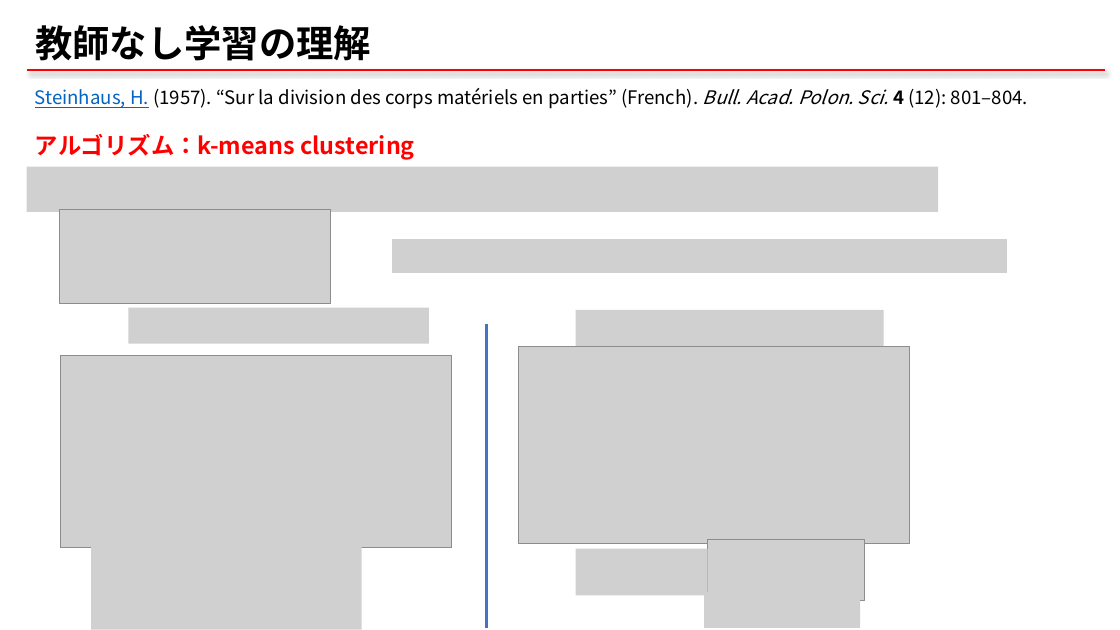
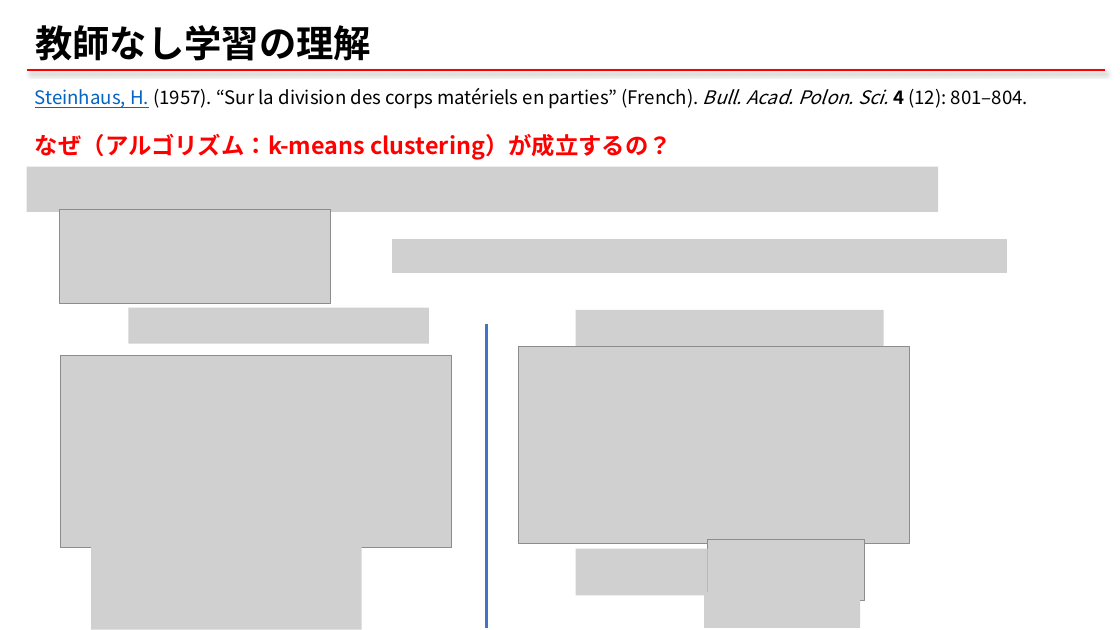
Before and after one commit to qqinxl2015/machine-learning-basic, a slide deck: slide 23 of _ML_00_start.pptx. Drawn at 1120x630 pixels with LibreOffice and Linux fonts; fonts in the diff are those of the drawing; grey boxes stand for pictures. Boxes give left, top, right and bottom in pixels: in the first picture for what was removed or moved away, otherwise in the second. Text is boxed around its words. In the diff, an @@ line names an element or a change of style, - is before the commit and + after.

```diff
--- a/_ML_00_start.pptx
+++ b/_ML_00_start.pptx
@@ text at (35,134,672,160): text changed @@
-アルゴリズム：k-means clustering
+なぜ（アルゴリズム：k-means clustering）が成立するの？
```
Also in this commit, not shown: 6 other slides changed, 1 slide added, 1 slide removed, 2 other files.
